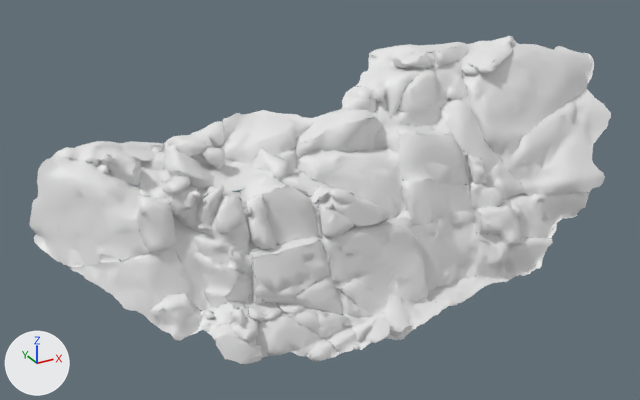
What one commit did to the FBX model unity-project/Assets/Resources/Desert/Props/DCliff1.fbx.
Camera for both pictures: a 50 mm camera at (-13.8, -21.4, 14.2) aimed at (-1.6, 0.7, 3.1). Every picture has the same lights, and +X, +Y and +Z are marked at lower left. The older version comes first. Objects named as collision shapes, trigger or cutter boxes, shadow casters or lower levels of detail are left out. Where no turn or scale is listed for an object, it has been applied to the vertices. Vertices at exactly the same position are counted once.

Objects in the first picture: 'DCliff1_LOD0'.
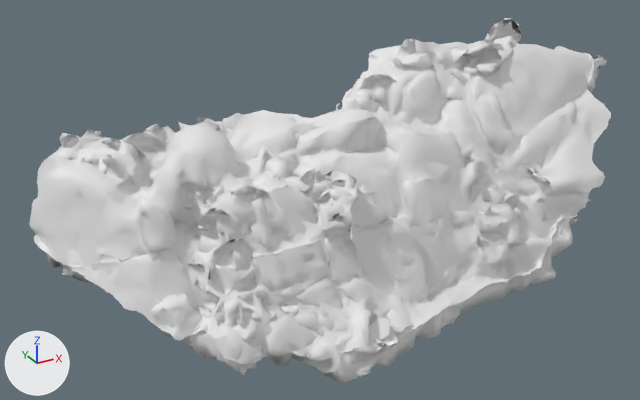
Edits to the bpy script that builds the scene:
```text
Change me_drone_rock_02_10m_001:
    used by ob_dcliff1_lod0; location = (0.0, 0.0, 0.0)
    remove me_drone_rock_02_10m_001.from_pydata(...)  # 9025 vertices, 12000 faces; spans x -10.1..10.1, y -3.3..3.3, z 0.0..7.2
    add me_drone_rock_02_10m_001.from_pydata(...)  # 10997 vertices, 15966 faces; spans x -10.1..10.9, y -3.7..3.3, z -0.8..7.7
    me_drone_rock_02_10m_001 part 1: a new loose piece of 1972 vertices spanning x -10.0..10.9, y -3.7..3.3, z -0.8..7.7, in mat_m0 (its picture is missing)
```

Boxes (x1, y1, x2, y2) around the edits, measured in the pictures (640 x 400 px):
'DCliff1_LOD0', reshaped (11% taller)
    before: (29, 36, 611, 364)
    after: (29, 18, 611, 383)
part 1 of me_drone_rock_02_10m_001, added
    after: (37, 18, 607, 383)
